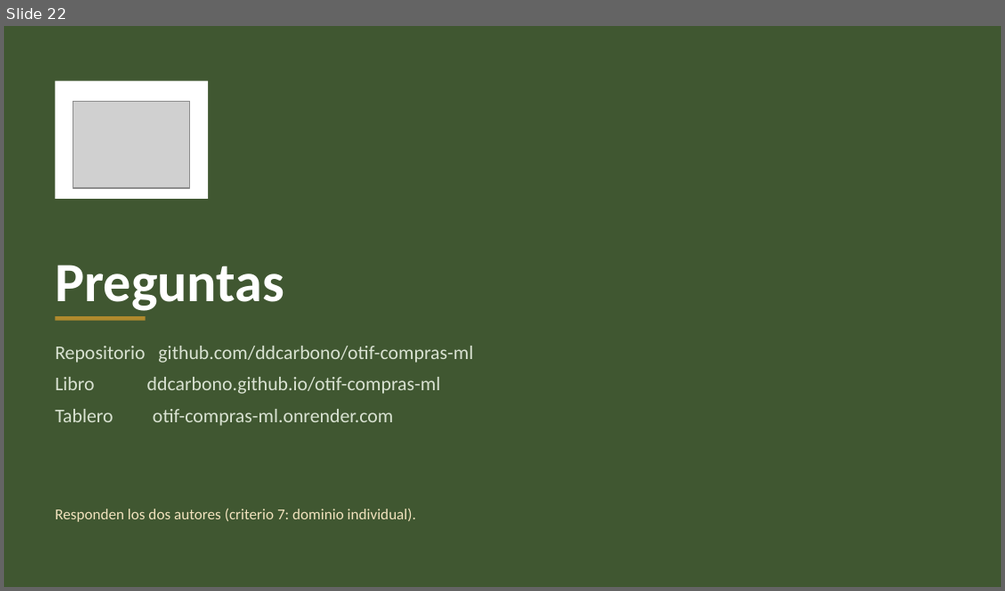
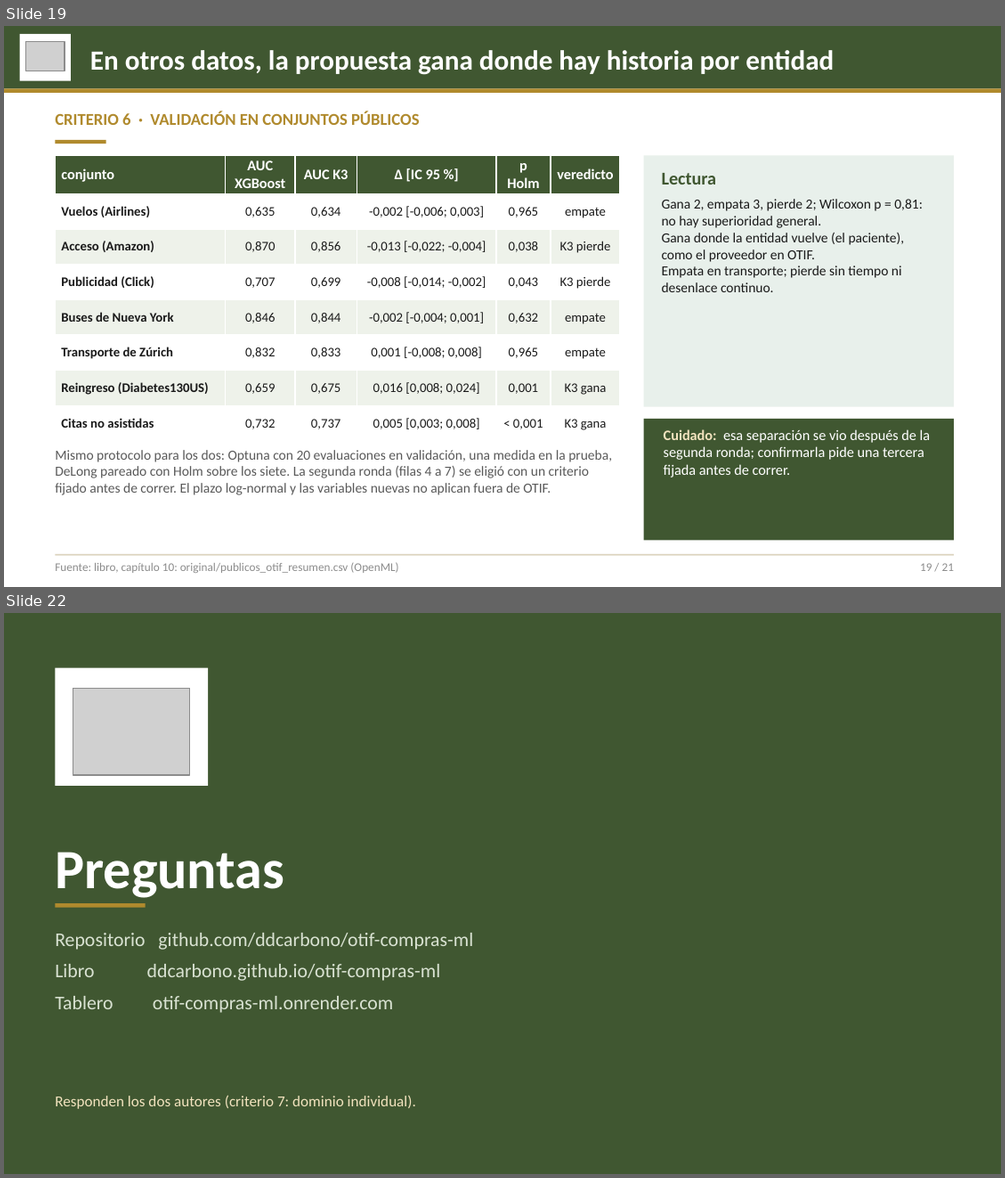
Before and after one commit to ddcarbono/otif-compras-ml, a slide deck: presentacion/sustentacion_otif.pptx. Shown one above the other, each under a label of ours: slide 22 before the commit, slides 19 and 22 after it; the slides between them are not shown. The pictures are 1005x591 and 1005x1178 pixels, drawn with LibreOffice and Linux fonts; fonts in the diff are those of the drawing; grey boxes stand for pictures. Boxes give left, top, right and bottom in pixels: in the first picture for what was removed or moved away, otherwise in the second. Text is boxed around its words. In the diff, an @@ line names an element or a change of style, - is before the commit and + after.

Commit message:
Por qué XGBoost y no la logística con N y M (criticas.csv), capítulo 10 con siete conjuntos públicos, lámina 19 nueva

```diff
--- a/presentacion/sustentacion_otif.pptx
+++ b/presentacion/sustentacion_otif.pptx
@@ slide 19 added at (x1=4, y1=26, x2=1001, y2=587), background #FFFFFF @@
@@ rectangle added at (x1=4, y1=26, x2=1001, y2=89), fill #405731 @@
@@ rectangle added at (x1=20, y1=34, x2=71, y2=81), fill #FFFFFF @@
@@ picture added at (x1=26, y1=42, x2=65, y2=70) @@
@@ text added at (x1=90, y1=50, x2=833, y2=75), 20 pt, text #FFFFFF, bold @@
+En otros datos, la propuesta gana donde hay historia por entidad
@@ rectangle added at (x1=4, y1=89, x2=1001, y2=93), fill #B08A2D @@
@@ text added at (x1=55, y1=111, x2=420, y2=125), 12 pt, text #B08A2D, bold @@
+CRITERIO 6 · VALIDACIÓN EN CONJUNTOS PÚBLICOS
@@ rectangle added at (x1=55, y1=140, x2=105, y2=143), fill #B08A2D @@
@@ table added at (x1=55, y1=156, x2=620, y2=438), 8 rows, 6 columns @@
+conjunto | AUC XGBoost | AUC K3 | Δ [IC 95 %] | p Holm | veredicto
+Vuelos (Airlines) | 0,635 | 0,634 | -0,002 [-0,006; 0,003] | 0,965 | empate
+Acceso (Amazon) | 0,870 | 0,856 | -0,013 [-0,022; -0,004] | 0,038 | K3 pierde
+Publicidad (Click) | 0,707 | 0,699 | -0,008 [-0,014; -0,002] | 0,043 | K3 pierde
+Buses de Nueva York | 0,846 | 0,844 | -0,002 [-0,004; 0,001] | 0,632 | empate
+Transporte de Zúrich | 0,832 | 0,833 | 0,001 [-0,008; 0,008] | 0,965 | empate
+Reingreso (Diabetes130US) | 0,659 | 0,675 | 0,016 [0,008; 0,024] | 0,001 | K3 gana
+Citas no asistidas | 0,732 | 0,737 | 0,005 [0,003; 0,008] | < 0,001 | K3 gana
@@ rectangle added at (x1=644, y1=156, x2=954, y2=407), fill #E8F0EB @@
@@ text added at (x1=662, y1=173, x2=717, y2=184), 13 pt, text #405731, bold @@
+Lectura
@@ text added at (x1=662, y1=199, x2=922, y2=292), 10 pt, text #1A1A1A @@
+Gana 2, empata 3, pierde 2; Wilcoxon p = 0,81: no hay superioridad general.
+Gana donde la entidad vuelve (el paciente), como el proveedor en OTIF.
+Empata en transporte; pierde sin tiempo ni desenlace continuo.
@@ rectangle added at (x1=644, y1=418, x2=954, y2=540), fill #405731 @@
@@ text added at (x1=55, y1=450, x2=612, y2=495), 10 pt, text #5A5A5A @@
+Mismo protocolo para los dos: Optuna con 20 evaluaciones en validación, una medida en la prueba, DeLong pareado con Holm sobre los siete. La segunda ronda (filas 4 a 7) se eligió con un criterio fijado antes de correr. El plazo log-normal y las variables nuevas no aplican fuera de OTIF.
@@ text added at (x1=663, y1=429, x2=930, y2=477), 10.5 pt, text #FFFFFF @@
+Cuidado: esa separación se vio después de la segunda ronda; confirmarla pide una tercera fijada antes de correr.
@@ rectangle added at (x1=55, y1=555, x2=954, y2=556), fill #DDD5C0 @@
@@ text added at (x1=55, y1=562, x2=398, y2=572), 8.5 pt, text #8C8C8C @@
+Fuente: libro, capítulo 10: original/publicos_otif_resumen.csv (OpenML)
@@ text added at (x1=920, y1=563, x2=954, y2=571), 8.5 pt, text #8C8C8C @@
+19 / 21
```
Also in this commit, not shown: 15 slides changed, 1 slide removed, 30 other files.
